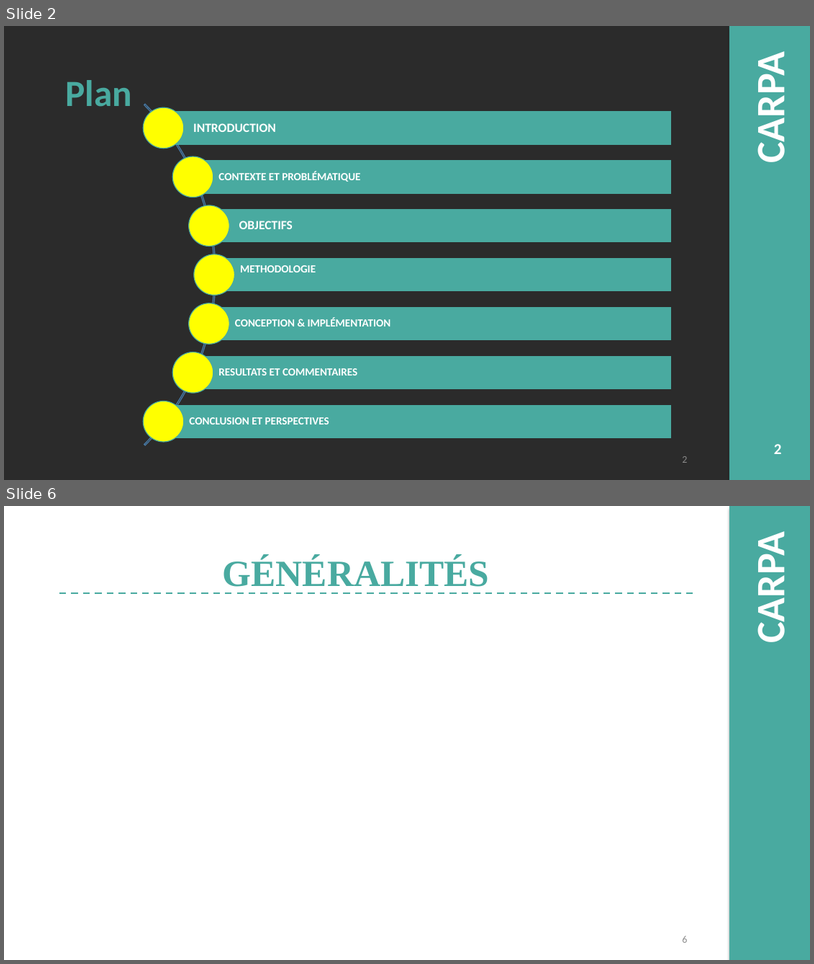
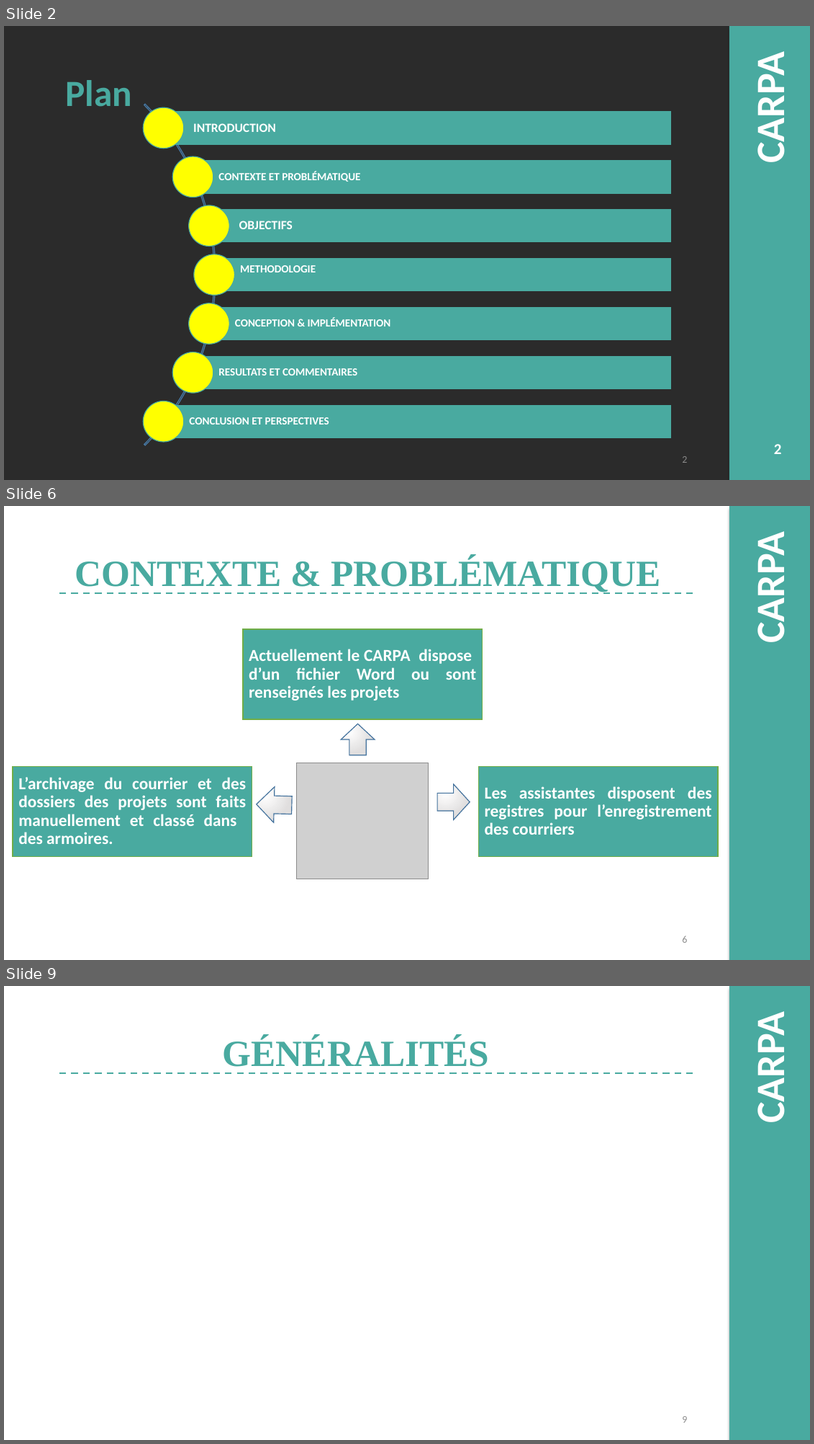
Before and after one commit to django123/memoire-M2, a slide deck: presentation.pptm. Shown one above the other, each under a label of ours: slides 2 and 6 before the commit, slides 2, 6 and 9 after it; the slides between them are not shown. The pictures are 814x964 and 814x1444 pixels, drawn with LibreOffice and Linux fonts; fonts in the diff are those of the drawing; grey boxes stand for pictures; background and template pictures are left out; a plain dark background stands for a picture behind light text. Boxes give left, top, right and bottom in pixels: in the first picture for what was removed or moved away, otherwise in the second. Text is boxed around its words. In the diff, an @@ line names an element or a change of style, - is before the commit and + after.

```diff
--- a/presentation.pptm
+++ b/presentation.pptm
@@ slide 6 added at [4,506,810,960], background picture (left out); not listed: 2 template elements that a slide beside it also shows @@
@@ title added at [75,556,661,593], 44 pt, text #49AAA0, bold @@
+CONTEXTE & PROBLÉMATIQUE
@@ line added from (59, 593) to (694, 593), #49AAA0 2 pt dashed @@
@@ rectangle added at [243,629,483,720], fill #49AAA0, outline #70AD47 1 pt, 20 pt, text #FFFFFF, bold @@
+Actuellement le CARPA dispose d’un fichier Word ou sont renseignés les projets
@@ up arrow added at [341,723,375,755], fill gradient #FFFFFF to #E1DFDF, outline #43739E 1 pt @@
@@ picture added at [297,763,429,879] @@
@@ rectangle added at [13,766,252,856], fill #49AAA0, outline #70AD47 1 pt, 20 pt, text #FFFFFF, bold @@
+L’archivage du courrier et des dossiers des projets sont faits manuellement et classé dans des armoires.
@@ up arrow added at [256,786,292,823], fill gradient #FFFFFF to #E1DFDF, outline #43739E 1 pt @@
@@ up arrow added at [437,784,470,820], fill gradient #FFFFFF to #E1DFDF, outline #43739E 1 pt @@
@@ rectangle added at [479,766,718,856], fill #49AAA0, outline #70AD47 1 pt, 20 pt, text #FFFFFF, bold @@
+Les assistantes disposent des registres pour l’enregistrement des courriers
@@ page number added at [682,936,687,942], 12 pt, text #8C8C8C @@
+6
@@ what was slide 6 is now slide 9 @@
@@ page number at [682,1416,687,1422]: text changed @@
-6
+9
```
Also in this commit, not shown: 1 slide changed, 5 other slides added, 3 slides removed, 1 other file.
